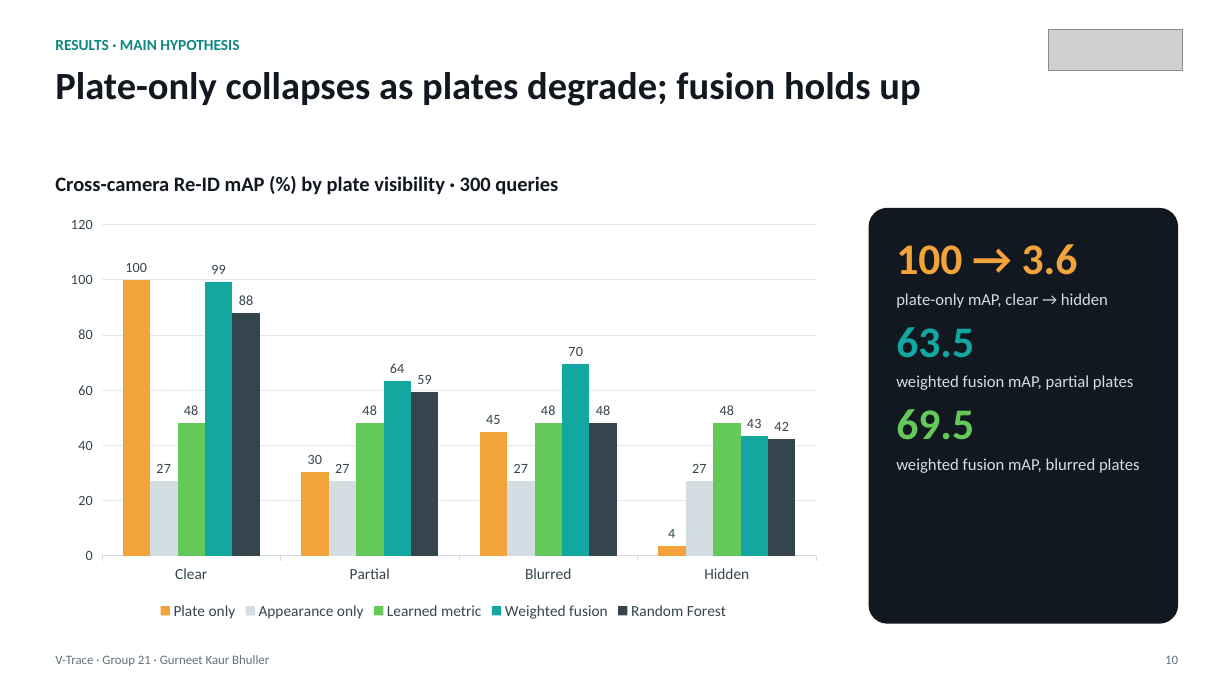
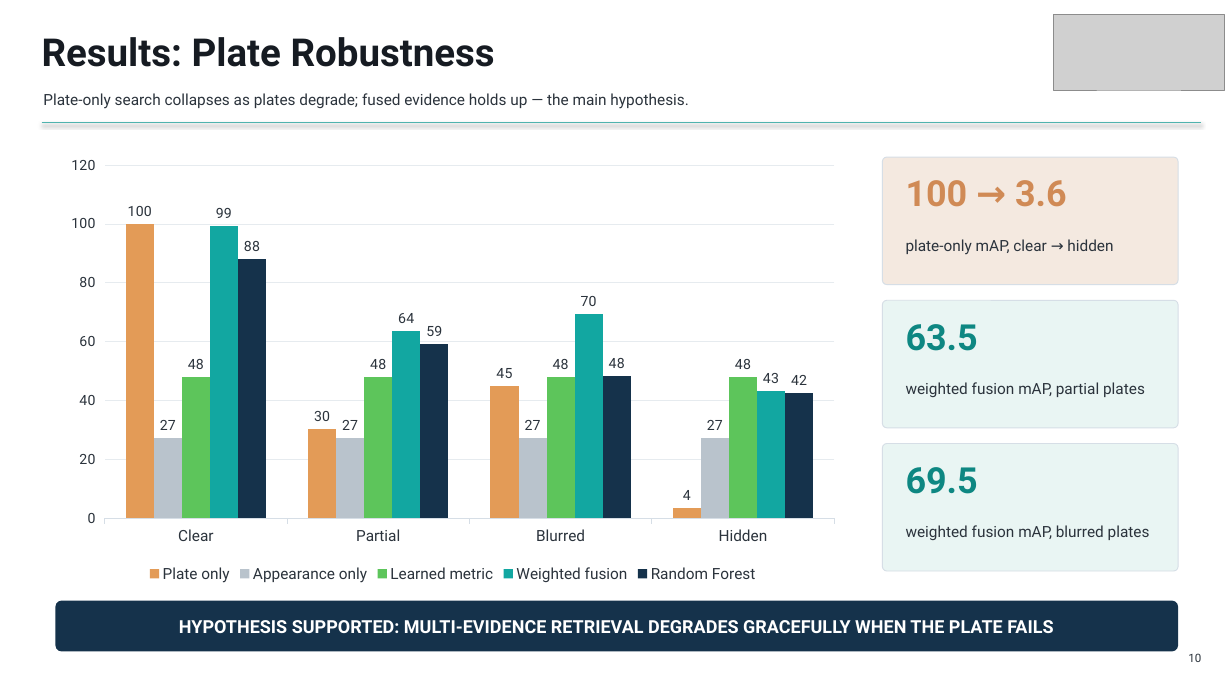
Before and after one commit to GurneetKB/V-Trace, a slide deck: slide 10 of deliverables/V-Trace_Final_Presentation.pptx. Drawn at 1232x693 pixels with LibreOffice and Linux fonts; fonts in the diff are those of the drawing; grey boxes stand for pictures. Boxes give left, top, right and bottom in pixels: in the first picture for what was removed or moved away, otherwise in the second. Text is boxed around its words. In the diff, an @@ line names an element or a change of style, - is before the commit and + after.

```diff
--- a/deliverables/V-Trace_Final_Presentation.pptx
+++ b/deliverables/V-Trace_Final_Presentation.pptx
@@ picture added at box(1054, 15, 1225, 90) @@
@@ text at box(42, 37, 495, 67): text changed; size 12 to 30 pt; font Calibri to Roboto; text colour #0E8782 to #161B22 @@
-RESULTS · MAIN HYPOTHESIS
+Results: Plate Robustness
@@ picture removed at box(1049, 30, 1183, 70) @@
@@ text at box(43, 93, 688, 109): text changed; size 30 to 12 pt; font Calibri to Roboto; text colour #111820 to #2B333C; bold off @@
-Plate-only collapses as plates degrade; fusion holds up
+Plate-only search collapses as plates degrade; fused evidence holds up — the main hypothesis.
@@ line added from (42, 123) to (1202, 123), #4FB3AE 0.75 pt @@
@@ column chart at box(55, 148, 850, 587) @@
@@ colour of Plate only #F2A33A to #E39B57 @@
@@ data labels of Plate only changed @@
@@ colour of Appearance only #D3DEE2 to #B9C3CC @@
@@ data labels of Appearance only changed @@
@@ colour of Learned metric #65C95A to #5DC55B @@
@@ data labels of Learned metric changed @@
@@ data labels of Weighted fusion changed @@
@@ colour of Random Forest #34454D to #15324B @@
@@ data labels of Random Forest changed @@
@@ category axis changed @@
@@ value axis changed @@
@@ lettering changed @@
@@ column chart: place and size @@
-column chart at box(55, 208, 832, 624)
+column chart at box(55, 148, 850, 587)
@@ text removed at box(55, 176, 558, 195) @@
-Cross-camera Re-ID mAP (%) by plate visibility · 300 queries
@@ rounded rectangle added at box(883, 157, 1178, 285), fill #F4E9E0, outline #D6DEE6 0.75 pt @@
@@ rounded rectangle removed at box(869, 208, 1178, 624) @@
@@ text added at box(906, 180, 1067, 207), 28 pt, text #D08A55, bold @@
+100 → 3.6
@@ text "plate-only mAP, clear → hidden": place and size @@
-text "plate-only mAP, clear → hidden" at box(896, 244, 1140, 473)
+text "plate-only mAP, clear → hidden" at box(906, 239, 1113, 254)
@@ text "plate-only mAP, clear → hidden" at box(906, 239, 1113, 254): size 13 to 12 pt, font Calibri to Roboto, text colour #D3DEE2 to #2B333C; more space between paragraphs @@
@@ text at box(896, 244, 1078, 275): paragraph removed @@
-100 → 3.6
@@ rounded rectangle added at box(883, 300, 1178, 428), fill #E9F5F3, outline #D6DEE6 0.75 pt @@
@@ text at box(896, 327, 1140, 473): paragraphs removed @@
-63.5
-weighted fusion mAP, partial plates
-69.5
-weighted fusion mAP, blurred plates
@@ text added at box(906, 324, 978, 351), 28 pt, text #0E8782, bold @@
+63.5
@@ text added at box(906, 382, 1145, 397), 12 pt, text #2B333C @@
+weighted fusion mAP, partial plates
@@ rounded rectangle added at box(883, 444, 1178, 571), fill #E9F5F3, outline #D6DEE6 0.75 pt @@
@@ text added at box(906, 467, 978, 494), 28 pt, text #0E8782, bold @@
+69.5
@@ text added at box(906, 525, 1150, 540), 12 pt, text #2B333C @@
+weighted fusion mAP, blurred plates
@@ rounded rectangle added at box(55, 601, 1178, 652), fill #15324B, 14 pt, text #FFFFFF, bold @@
+HYPOTHESIS SUPPORTED: MULTI-EVIDENCE RETRIEVAL DEGRADES GRACEFULLY WHEN THE PLATE FAILS
@@ text removed at box(55, 655, 269, 666) @@
-V-Trace · Group 21 · Gurneet Kaur Bhuller
@@ text "10": place and size @@
-text "10" at box(1165, 655, 1178, 664)
+text "10" at box(1188, 653, 1201, 662)
@@ text "10" at box(1188, 653, 1201, 662): size 10 to 9 pt, font Calibri to Roboto, text colour #60727C to #2B333C @@
```
Also in this commit, not shown: 12 other slides changed, 4 slides added, 4 slides removed, 30 other files.
